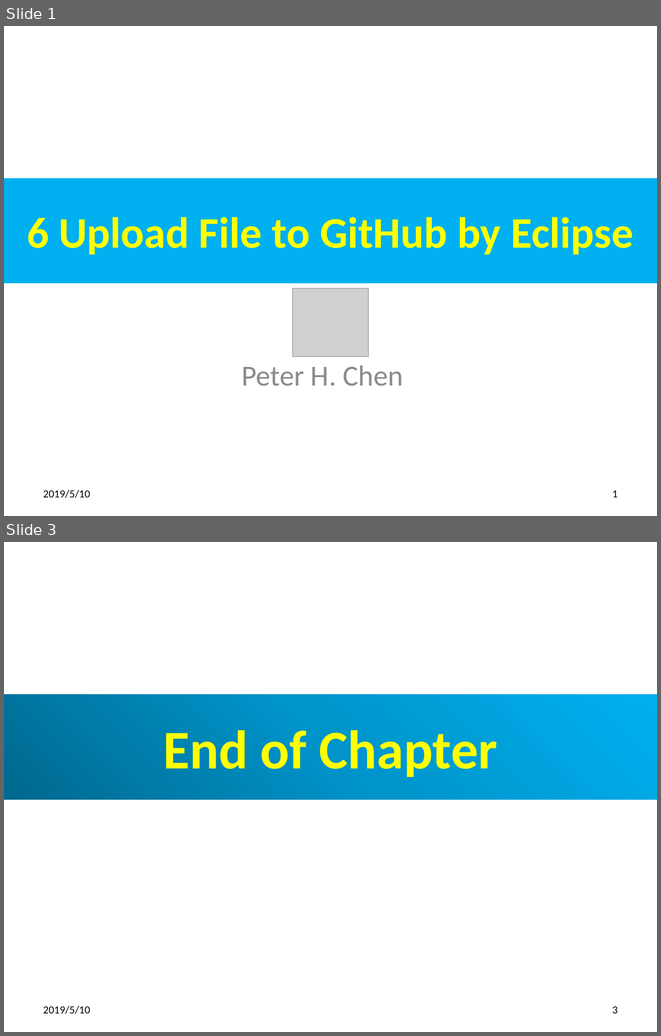
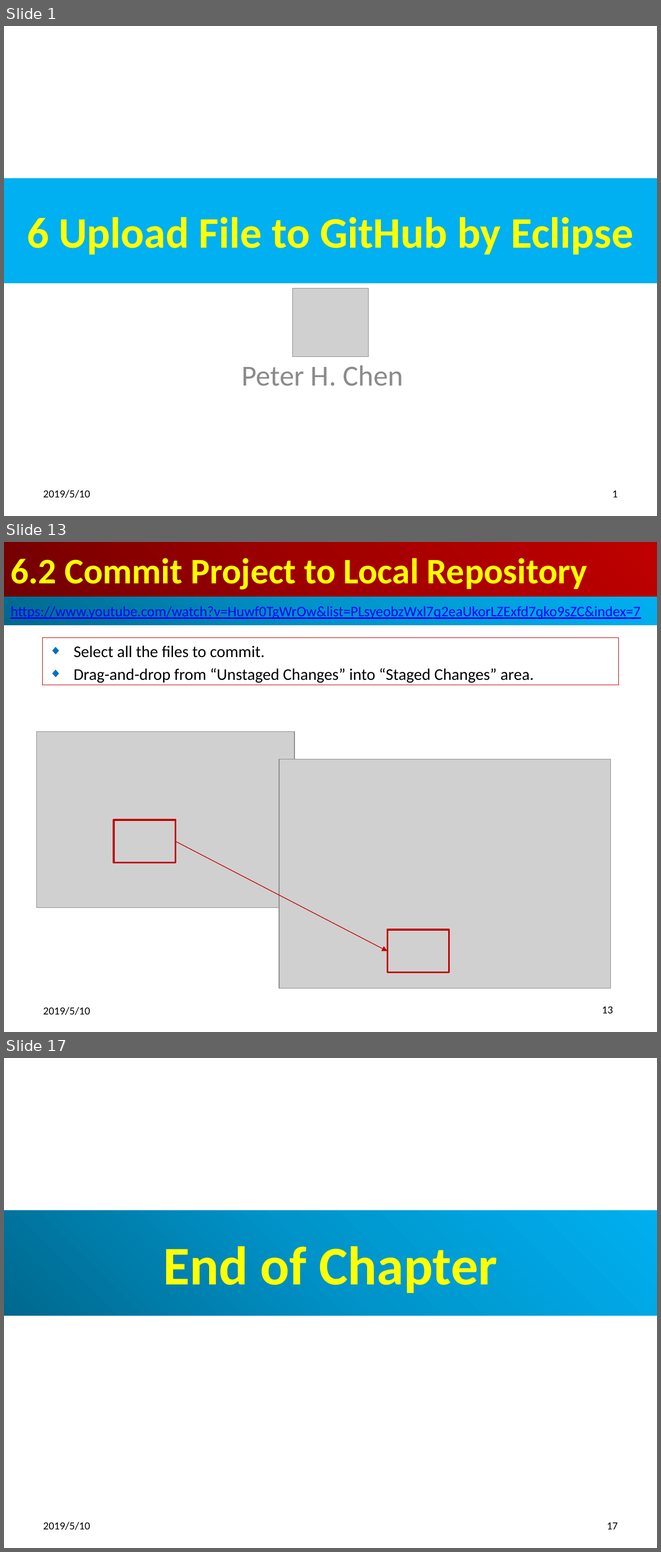
Before and after one commit to peterhchen/100-GitHub, a slide deck: ch06_EclipseGitHub.pptx. Shown one above the other, each under a label of ours: slides 1 and 3 before the commit, slides 1, 13 and 17 after it; the slides between them are not shown. The pictures are 661x1036 and 661x1552 pixels, drawn with LibreOffice and Linux fonts; fonts in the diff are those of the drawing; grey boxes stand for pictures. Boxes give left, top, right and bottom in pixels: in the first picture for what was removed or moved away, otherwise in the second. Text is boxed around its words. In the diff, an @@ line names an element or a change of style, - is before the commit and + after.

```diff
--- a/ch06_EclipseGitHub.pptx
+++ b/ch06_EclipseGitHub.pptx
@@ slide 13 added at (4, 542, 657, 1032), background #FFFFFF @@
@@ title added at (4, 542, 657, 597), fill gradient #720000 to #A20000 to #C00000, 39.6 pt, text #FFFF00, bold @@
+6.2 Commit Project to Local Repository
@@ rectangle added at (4, 597, 657, 626), fill gradient #00688E to #0094CA to #00B0F0, 16 pt, text #0000FF, underline @@
+https://www.youtube.com/watch?v=Huwf0TgWrOw&list=PLsyeobzWxl7q2eaUkorLZExfd7qko9sZC&index=7
@@ subtitle added at (43, 638, 618, 685), outline #C00000 0.75 pt, 18 pt, text #000000 @@
+◆ Select all the files to commit.
+◆ Drag-and-drop from “Unstaged Changes” into “Staged Changes” area.
@@ picture added at (37, 731, 294, 908) @@
@@ picture added at (279, 759, 611, 989) @@
@@ rectangle added at (114, 820, 175, 862), outline #C00000 2 pt @@
@@ arrow added from (176, 841) to (387, 951), #C00000 0.75 pt @@
@@ rectangle added at (387, 929, 449, 972), outline #C00000 2 pt @@
@@ text added at (43, 1006, 90, 1015), 12 pt, text #000000 @@
+2019/5/10
@@ page number added at (602, 1006, 613, 1013), 12 pt, text #000000 @@
+13
@@ what was slide 3 is now slide 17 @@
@@ page number at (607, 1522, 618, 1529): text changed @@
-3
+17
```
Also in this commit, not shown: 1 slide changed, 13 other slides added.
